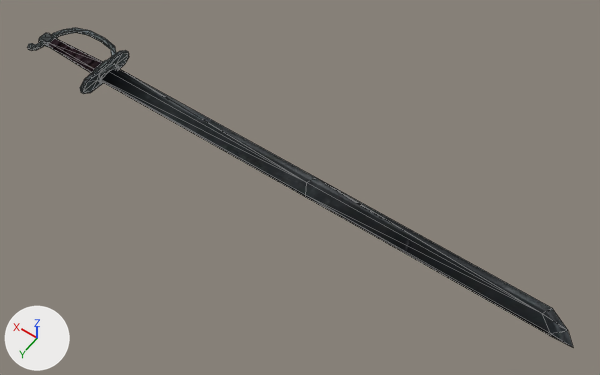
What one commit did to the glTF model assets/models/KM_RYCHU_SWORD_02.glb.
Rendered twice from a 50 mm camera at (-0.941, 0.688, 1.064) aimed at (-0.447, -0.004, -0.024). The axes (+X, +Y, +Z) are drawn at lower left. The lights are the same throughout. Mesh edges are drawn as thin lines. Vertices at the same position are counted once.
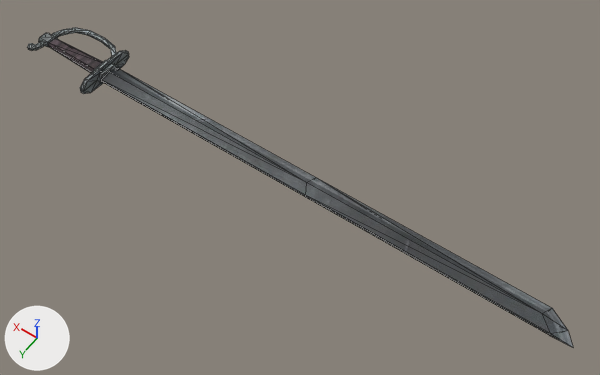
Where the change shows, as pixel boxes [x1, y1, x2, y2] in the pictures (600 x 375 px; the box of a moved part takes in the faces that stretch with it):
'Mesh', surface changed (black to grey): [27, 28, 573, 347] in both
part 1 of me_mesh, moved or reshaped: [100, 65, 316, 197] in both

Patch to the scene script:
```diff
--- a/assets/models/KM_RYCHU_SWORD_02.glb.py
+++ b/assets/models/KM_RYCHU_SWORD_02.glb.py
@@ mat_it_handlesheet @@
 mat_it_handlesheet.texture = img_it_handlesheet
-mat_it_handlesheet.metallic = 1.0
 mat_it_handlesheet.roughness = 1.0
@@ mat_it_bladesheet @@
 mat_it_bladesheet.texture = img_it_bladesheet
-mat_it_bladesheet.metallic = 1.0
-mat_it_bladesheet.roughness = 1.0
@@ me_mesh @@
 me_mesh.from_pydata(...)  # 154 vertices, 284 faces; spans x -0.937..0.152, y -0.064..0.059, z -0.018..0.018
 # used by ob_mesh; location = (0.0, 0.0, 0.0)
+# me_mesh part 1
+# 23 faces are deleted
+# 11 new faces join them, mat_it_bladesheet (picture img_it_bladesheet)
+# 12 new faces join them, mat_it_handlesheet (picture img_it_handlesheet)
+# me_mesh part 2: the surface is now shaded flat
 me_mesh.materials.append(mat_it_handlesheet)
```
